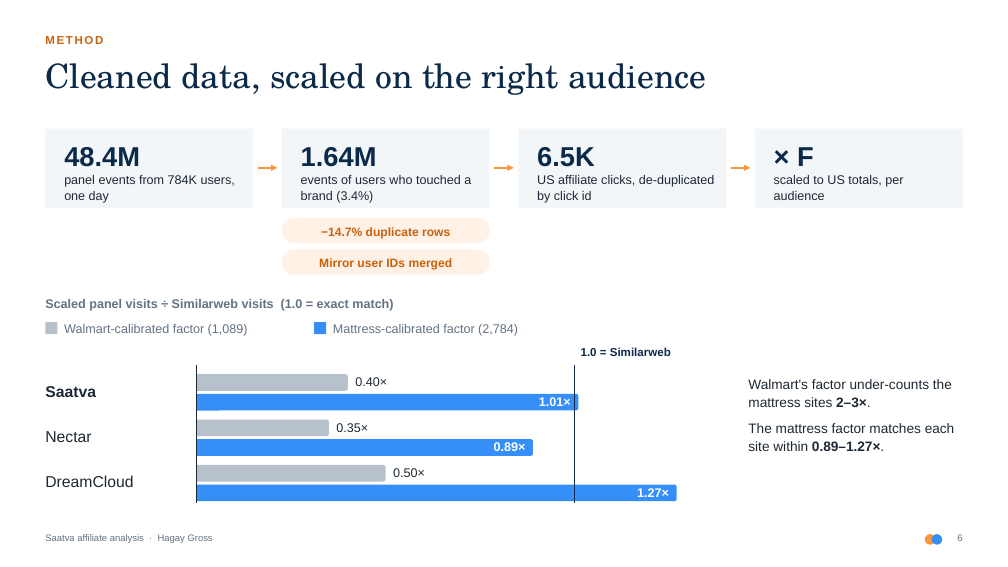
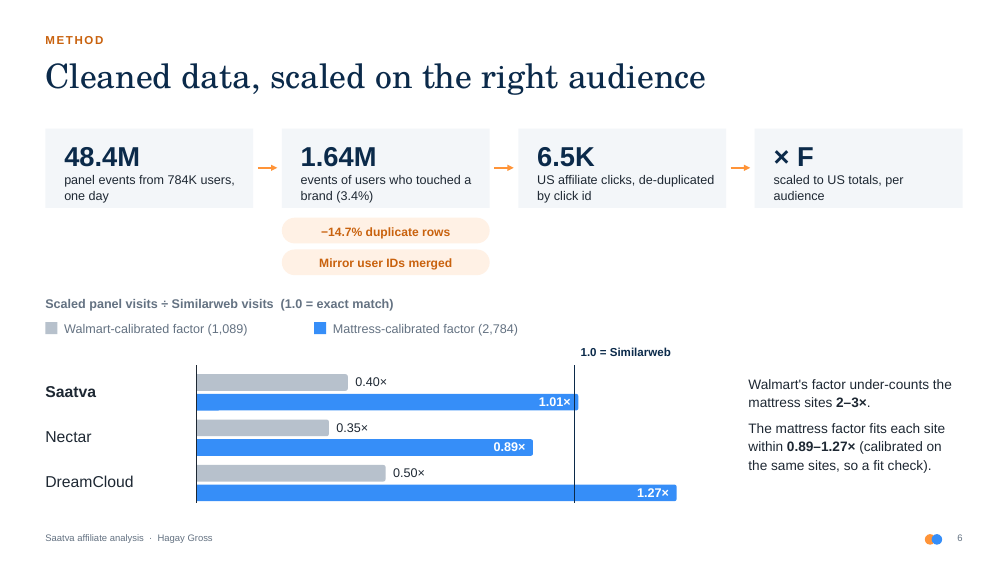
Before and after one commit to Hagaygro/partnerize-assignment, a slide deck: slide 6 of deck/saatva_affiliate_analysis.pptx. Drawn at 1008x567 pixels with LibreOffice and Linux fonts; fonts in the diff are those of the drawing. Boxes give left, top, right and bottom in pixels: in the first picture for what was removed or moved away, otherwise in the second. Text is boxed around its words. In the diff, an @@ line names an element or a change of style, - is before the commit and + after.

```diff
--- a/deck/saatva_affiliate_analysis.pptx
+++ b/deck/saatva_affiliate_analysis.pptx
@@ text at [748, 423, 945, 473]: text changed @@
-The mattress factor matches each site within 0.89–1.27×.
+The mattress factor fits each site within 0.89–1.27× (calibrated on the same sites, so a fit check).
```
Also in this commit, not shown: 6 other slides changed, 2 other files.
